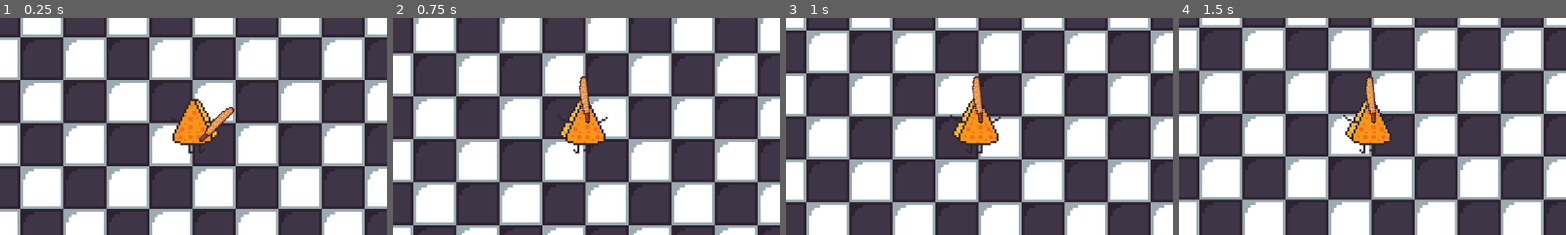
Above: before the commit, frames 1-4 (left to right).
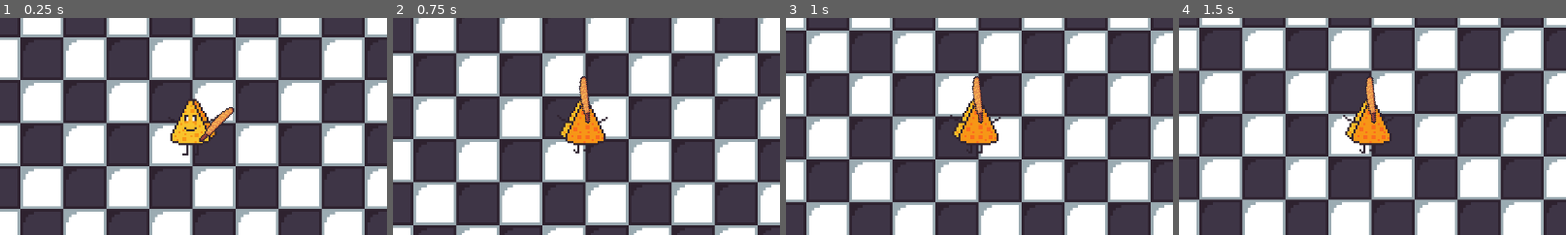
Above: after the commit, the same moments.

Repository: Fiss53/CheeseSurvivor
Game: Godot game, scene res://Scenes/MainScene.tscn
Two runs of this game, one before a commit and one after it. Both use one fixed random seed, a clock stepped at 60 frames per second and the inputs below.
Inputs:
- Up to frame 1 (0.25 s): no input
- Up to frame 2 (0.75 s): tap Enter at 0.5 s; hold Up (ui_up) from 0.53 s (still down); hold Space (ui_attack) from 0.53 s (still down)
- Up to frame 3 (1 s): keep holding Up (ui_up); keep holding Space (ui_attack)
- Up to frame 4 (1.5 s): keep holding Up (ui_up); release Space (ui_attack) at 1.28 s; tap Space (ui_attack) at 1.35 s
The pictures show only the part of the screen within x 25-75%, y 26-76%; the shares and areas given below are measured in that part.

The runs differ from the first frame. In frame 1, 1.4% of the frame differs, in the area x 43-57%, y 37-64%; in frame 2, nothing differs; in frame 3, nothing differs; in frame 4, nothing differs.

Commit message:
Les souris explosent

Diff:
--- a/Scenes/Ennemy.tscn
+++ b/Scenes/Ennemy.tscn
@@ -1,17 +1,53 @@
-[gd_scene load_steps=4 format=3 uid="uid://c04fbubs7x5oq"]
+[gd_scene load_steps=10 format=3 uid="uid://c04fbubs7x5oq"]
 
 [ext_resource type="Script" path="res://Scripts/Ennemy.gd" id="1_81sga"]
 [ext_resource type="Texture2D" uid="uid://yudj46ay81gs" path="res://Assets/SourisEnemy.png" id="2_pjk72"]
+[ext_resource type="Texture2D" uid="uid://sny8vmsdbuji" path="res://Assets/MouseExplodingSpriteSheetb.png" id="3_fjs8p"]
+
+[sub_resource type="AtlasTexture" id="AtlasTexture_in5wn"]
+atlas = ExtResource("3_fjs8p")
+region = Rect2(0, 0, 32, 32)
+
+[sub_resource type="AtlasTexture" id="AtlasTexture_vg7u0"]
+atlas = ExtResource("3_fjs8p")
+region = Rect2(32, 0, 32, 32)
+
+[sub_resource type="AtlasTexture" id="AtlasTexture_gf7du"]
+atlas = ExtResource("3_fjs8p")
+region = Rect2(64, 0, 32, 32)
+
+[sub_resource type="AtlasTexture" id="AtlasTexture_rk7bx"]
+atlas = ExtResource("3_fjs8p")
+region = Rect2(96, 0, 32, 32)
+
+[sub_resource type="AtlasTexture" id="AtlasTexture_ne2hr"]
+atlas = ExtResource("3_fjs8p")
+region = Rect2(128, 0, 32, 32)
 
 [sub_resource type="SpriteFrames" id="SpriteFrames_e02wk"]
 animations = [{
 "frames": [{
 "duration": 1.0,
 "texture": ExtResource("2_pjk72")
+}, {
+"duration": 1.0,
+"texture": SubResource("AtlasTexture_in5wn")
+}, {
+"duration": 1.0,
+"texture": SubResource("AtlasTexture_vg7u0")
+}, {
+"duration": 1.0,
+"texture": SubResource("AtlasTexture_gf7du")
+}, {
+"duration": 1.0,
+"texture": SubResource("AtlasTexture_rk7bx")
+}, {
+"duration": 1.0,
+"texture": SubResource("AtlasTexture_ne2hr")
 }],
-"loop": true,
+"loop": false,
 "name": &"default",
-"speed": 5.0
+"speed": 20.0
 }]
 
 [node name="Ennemy" type="CharacterBody2D"]
@@ -22,7 +58,11 @@
 rotation = -1.5708
 scale = Vector2(3, 3)
 sprite_frames = SubResource("SpriteFrames_e02wk")
+frame = 5
+frame_progress = 1.0
 
 [node name="CollisionPolygon2D" type="CollisionPolygon2D" parent="."]
 rotation = -1.5708
 polygon = PackedVector2Array(21, 14, 1, 33, -17, 14, -17, -2, -8, -9, -8, -21, -2, -25, -6, -31, -12, -31, -15, -35, -11, -38, -3, -38, 11, -21, 12, -9, 21, -2)
+
+[connection signal="animation_finished" from="AnimatedSprite2D" to="." method="_on_animated_sprite_2d_animation_finished"]
--- a/Scenes/MainScene.tscn
+++ b/Scenes/MainScene.tscn
@@ -205,7 +205,7 @@
 texture_filter = 1
 scale = Vector2(3, 3)
 sprite_frames = SubResource("SpriteFrames_1hmxf")
-animation = &"upRight"
+animation = &"left"
 
 [node name="CollisionPolygon2D" type="CollisionPolygon2D" parent="Player"]
 polygon = PackedVector2Array(6, -36, 36, 16, 22, 29, 13, 33, -21, 33, -30, 30, -33, 24, -33, 14, -5, -36)
--- a/Scripts/Ennemy.gd
+++ b/Scripts/Ennemy.gd
@@ -2,13 +2,15 @@
 
 @export var SPEED = 2
 @export var health_points = 100
+@onready var animation = get_node("AnimatedSprite2D")
 
 var type_ = "enemy"
 
 signal dies
 
 func _ready():
-	pass
+	animation.stop()
+	animation.set_frame_progress(0.0)
 
 func _process(delta):
 	var player_vars = get_node("/root/MainScene/Player")
@@ -17,15 +19,25 @@
 	velocity.y = player_vars.position.y - position.y
 	velocity = velocity.normalized() * SPEED / delta
 
-	look_at(player_vars.position)
-
-	move_and_slide()
+	if (health_points == 0):
+		animation.play()
+		get_node("CollisionPolygon2D").disabled = true
+	else:
+		look_at(player_vars.position)
+		move_and_slide()
 
 func attack(damage):
 	health_points -= damage
+
 	if health_points < 0:
 		health_points = 0
-	if health_points == 0:
-		queue_free()
-		get_node("/root/MainScene/EnnemyPool").max_ennemies += 1
+
+	#if health_points == 0:
+	#	queue_free()
+	#	get_node("/root/MainScene/EnnemyPool").max_ennemies += 1
 	#print('hp: ' + str(health_points))
+
+
+func _on_animated_sprite_2d_animation_finished():
+	queue_free()
+	get_node("/root/MainScene/EnnemyPool").max_ennemies += 1
--- a/Scripts/TimeLabel.gd
+++ b/Scripts/TimeLabel.gd
@@ -7,7 +7,7 @@
 
 
 # Called every frame. 'delta' is the elapsed time since the previous frame.
-func _process(delta):
+func _process(_delta):
 	var totalsecs = Time.get_ticks_msec() / 1000
 
 	var mins = totalsecs / 60
Not shown: 1 places in Prefabs/Weapons/BaguetteSword.tscn that only renumber resources
